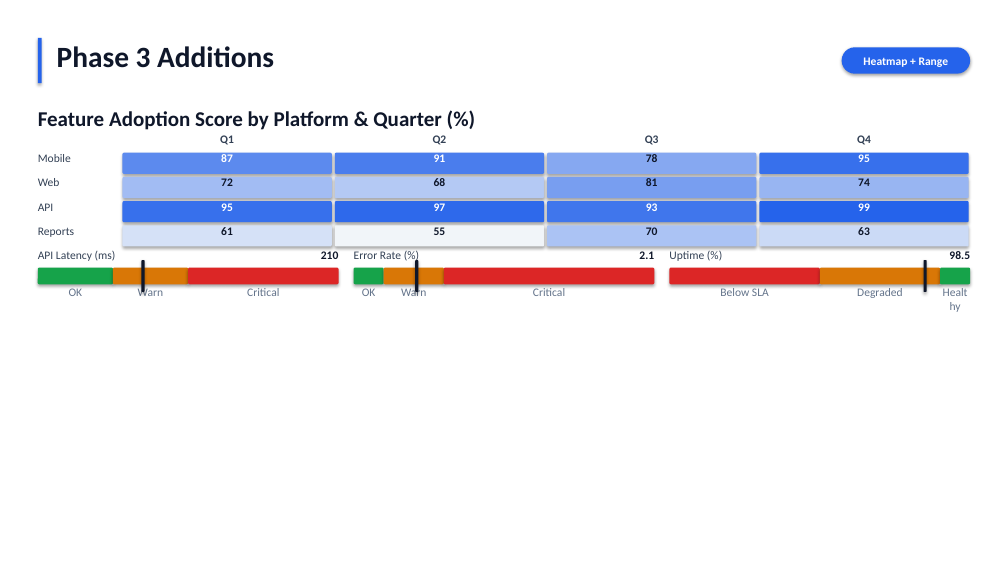
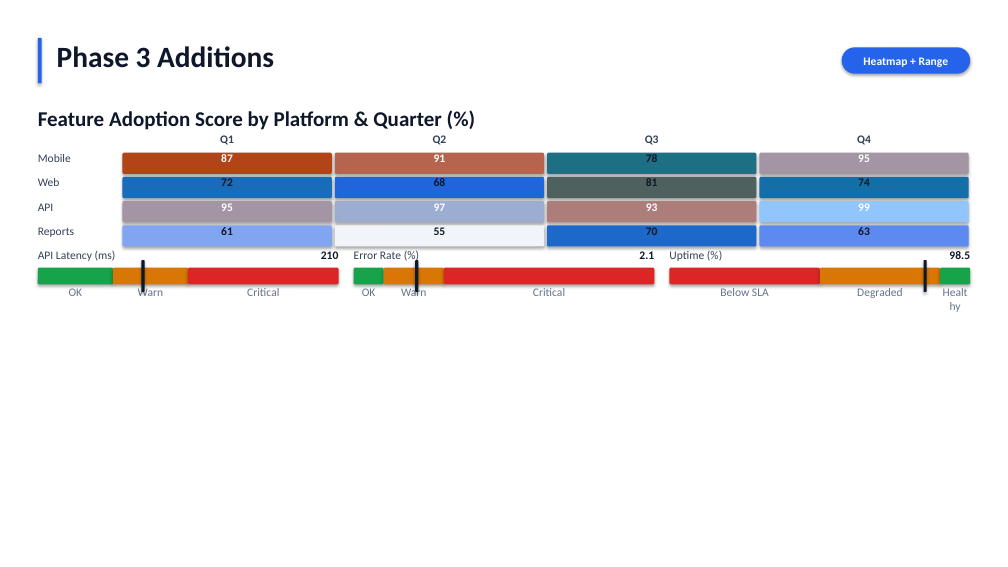
Before and after one commit to lhuasheng/PowerpointComponents, a slide deck: slide 13 of examples/demo_light.pptx. Drawn at 1008x567 pixels with LibreOffice and Linux fonts; fonts in the diff are those of the drawing. Boxes give left, top, right and bottom in pixels: in the first picture for what was removed or moved away, otherwise in the second. Text is boxed around its words. In the diff, an @@ line names an element or a change of style, - is before the commit and + after.

```diff
--- a/examples/demo_light.pptx
+++ b/examples/demo_light.pptx
@@ rounded rectangle at [123, 153, 332, 174]: fill #5C8AEE to #B14517 @@
@@ rounded rectangle at [123, 177, 332, 198]: fill #A2BCF3 to #186CB9 @@
@@ rounded rectangle at [335, 153, 544, 174]: fill #4A7DED to #B5654D @@
@@ rounded rectangle at [335, 177, 544, 198]: fill #B4C9F4 to #2066DA @@
@@ rounded rectangle at [547, 153, 757, 174]: fill #86A8F1 to #1E6F84 @@
@@ rounded rectangle at [547, 177, 757, 198]: fill #789EF0 to #4F615F @@
@@ rounded rectangle at [759, 153, 969, 174]: fill #3770EC to #A495A5 @@
@@ rounded rectangle at [759, 177, 969, 198]: fill #98B5F2 to #146FA8 @@
@@ rounded rectangle at [123, 201, 332, 222]: fill #3770EC to #A495A5 @@
@@ rounded rectangle at [335, 201, 544, 222]: fill #2E69EB to #9BADD1 @@
@@ rounded rectangle at [547, 201, 757, 222]: fill #4076EC to #AC7D79 @@
@@ rounded rectangle at [759, 201, 969, 222]: fill #2563EB to #93C5FD @@
@@ rounded rectangle at [123, 225, 332, 247]: fill #D5E1F7 to #81A5F1 @@
@@ rounded rectangle at [547, 225, 757, 247]: fill #ABC3F4 to #1C69C9 @@
@@ rounded rectangle at [759, 225, 969, 247]: fill #CBDAF6 to #5C8AEE @@
```
Also in this commit, not shown: 3 other slides changed, 59 other files.
